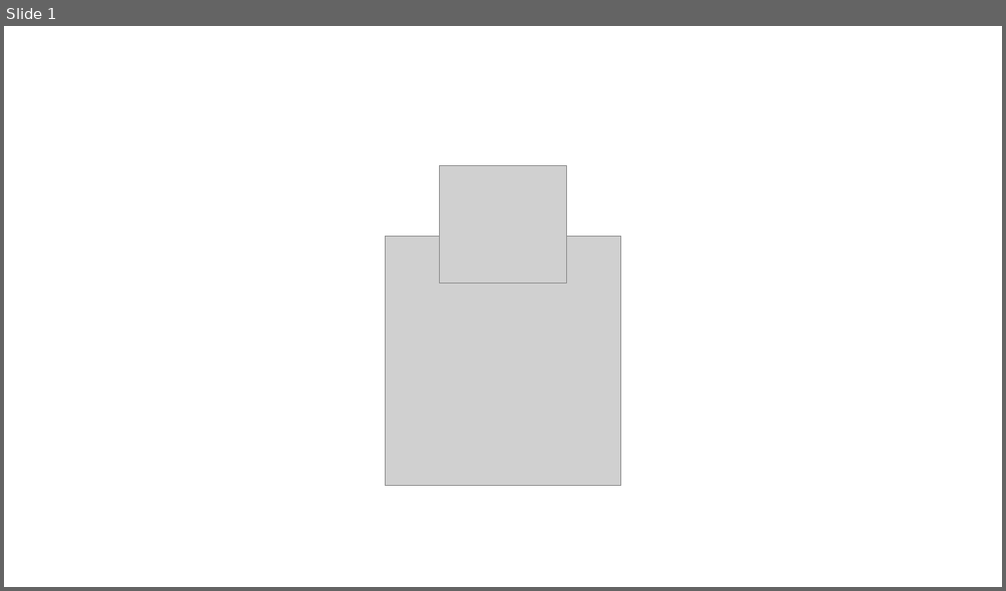
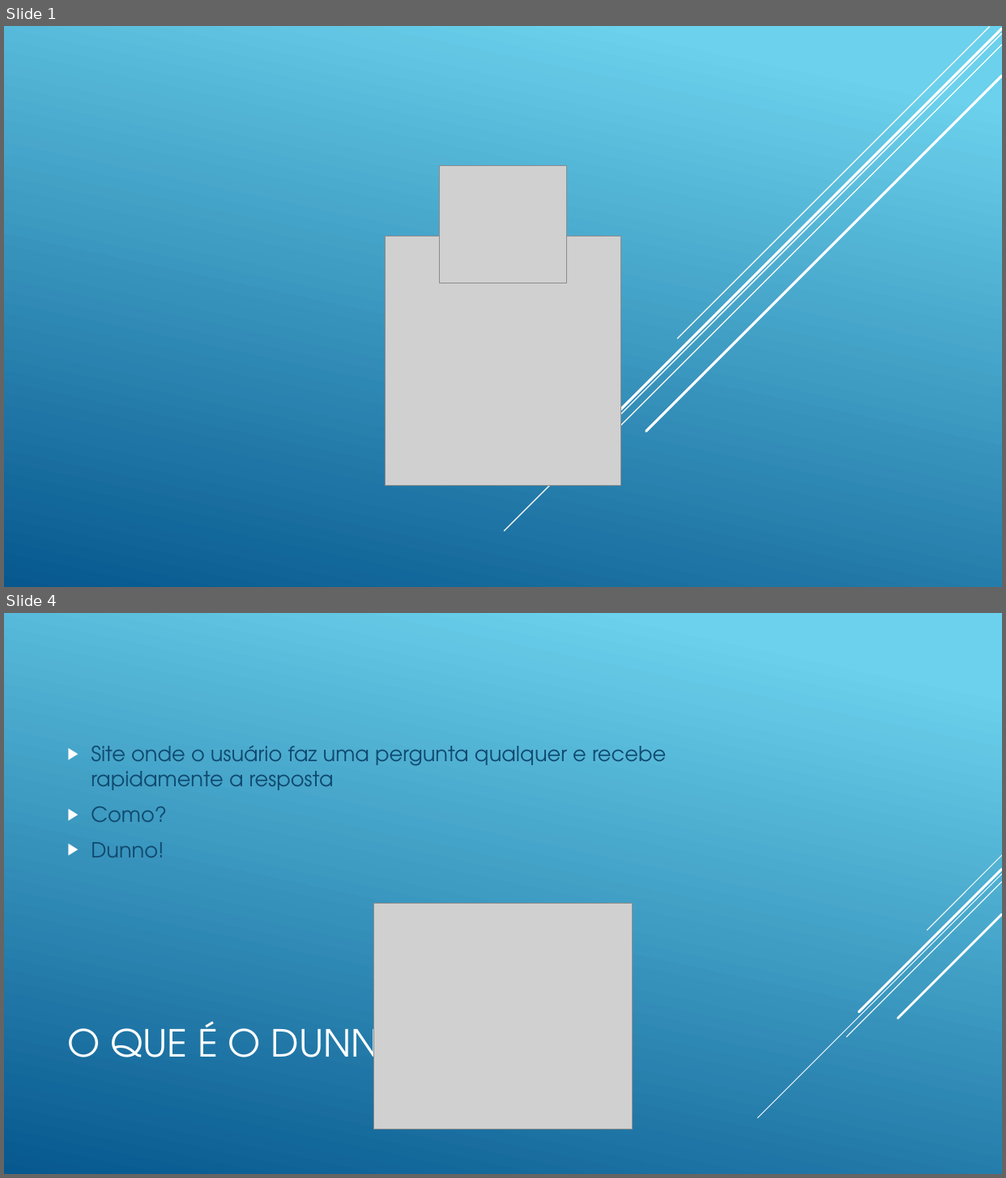
Before and after one commit to bolichealpino/Dunno, a slide deck: Apresentação1.pptx. Shown one above the other, each under a label of ours: slide 1 before the commit, slides 1 and 4 after it; the slides between them are not shown. The pictures are 1006x591 and 1006x1178 pixels, drawn with LibreOffice and Linux fonts; fonts in the diff are those of the drawing; grey boxes stand for pictures. Boxes give left, top, right and bottom in pixels: in the first picture for what was removed or moved away, otherwise in the second. Text is boxed around its words. In the diff, an @@ line names an element or a change of style, - is before the commit and + after.

```diff
--- a/Apresentação1.pptx
+++ b/Apresentação1.pptx
@@ slide 4 added at bbox=[4, 613, 1002, 1174], background gradient #6ED2EB to #06588E @@
@@ text added at bbox=[91, 746, 666, 858], 20 pt, text #0F496F @@
+▶ Site onde o usuário faz uma pergunta qualquer e recebe rapidamente a resposta
+▶ Como?
+▶ Dunno!
@@ picture added at bbox=[374, 904, 633, 1131] @@
@@ group added at bbox=[758, 855, 1002, 1118]: 5 lines @@
@@ title added at bbox=[67, 1017, 434, 1074], 36 pt, text #FFFFFF @@
+O QUE É O DUNNO?
@@ slide 1 changed as well @@
@@ background #FFFFFF to gradient #6ED2EB to #06588E @@
@@ line added from (1002, 33) to (504, 531), #FFFFFF 1 pt @@
@@ line added from (1002, 45) to (596, 450), #FFFFFF 1 pt @@
@@ line added from (1002, 29) to (604, 426), #FFFFFF 2.5 pt @@
@@ line added from (989, 27) to (678, 339), #FFFFFF 1 pt @@
@@ line added from (1002, 76) to (646, 432), #FFFFFF 2.5 pt @@
```
Also in this commit, not shown: 1 other slide changed, 3 other slides added, 1 other file.
